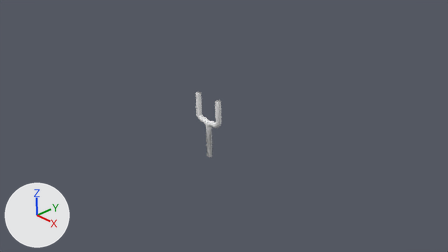
Before and after pictures for a commit that changed the Blender file 01/Assets/models/keke/slingshot01.blend.
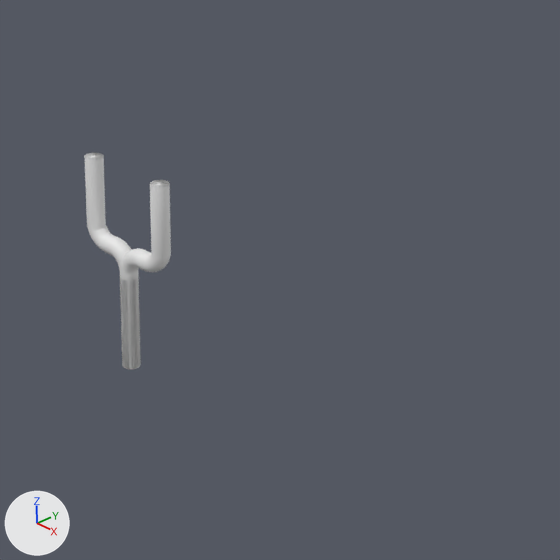
Old and new are each drawn from the file's camera 'Camera' and again close up on the part from 38% to 75% of the width and 18% to 85% of the height. Arrows for +X, +Y and +Z are at lower left; the lights stay in place.

Names of what the first close-up shows: 'slingshot'.
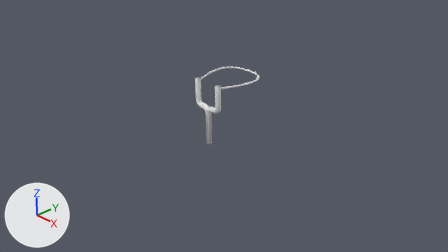
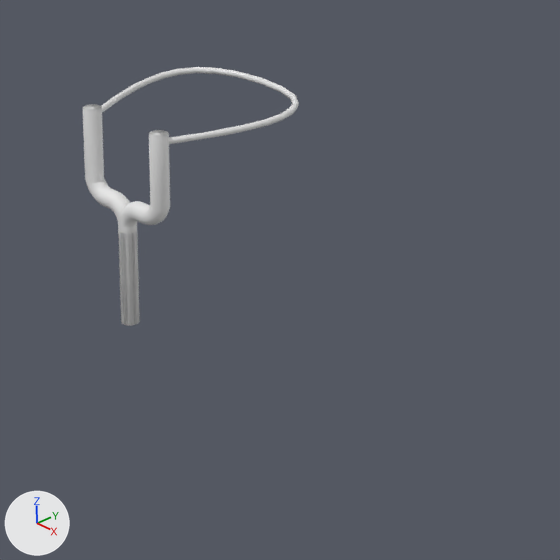
The change, as a list of edits to the scene's bpy script:
```text
Change me_cylinder:
    where me_cylinder.from_pydata(...)  # 512 vertices, 482 faces; spans x -1.0..6.09, y -1.0..1.0, z -1.0..3.25
    used by ob_slingshot; location = (0.0, 0.0, 0.0); scale = (0.0643, 0.0643, 0.347)
    me_cylinder part 1: the whole mesh is moved by (0.0, 0.0, -3.23)
Add me_mesh:
    me_mesh.from_pydata(...)  # 121 vertices, 211 faces; spans x -0.598..0.589, y -0.008..1.296, z -0.023..0.024
    me_mesh.polygons.foreach_set('use_smooth', [True] * 211)
Change ob_slingshot:
    ob_slingshot.location: (0.0, 0.0, 0.0) -> (0.0, 0.0, 1.467)
Add ob_string:
    ob_string = bpy.data.objects.new('string', me_mesh)
    ob_string.location = (0.0, 0.0, 1.414)
```

Where the change shows, as pixel boxes [x1, y1, x2, y2] in the close-ups (560 x 560 px):
'slingshot', moved
    before: [84, 152, 171, 369]
    after: [83, 104, 170, 326]
'string', added
    after: [102, 67, 299, 144]
